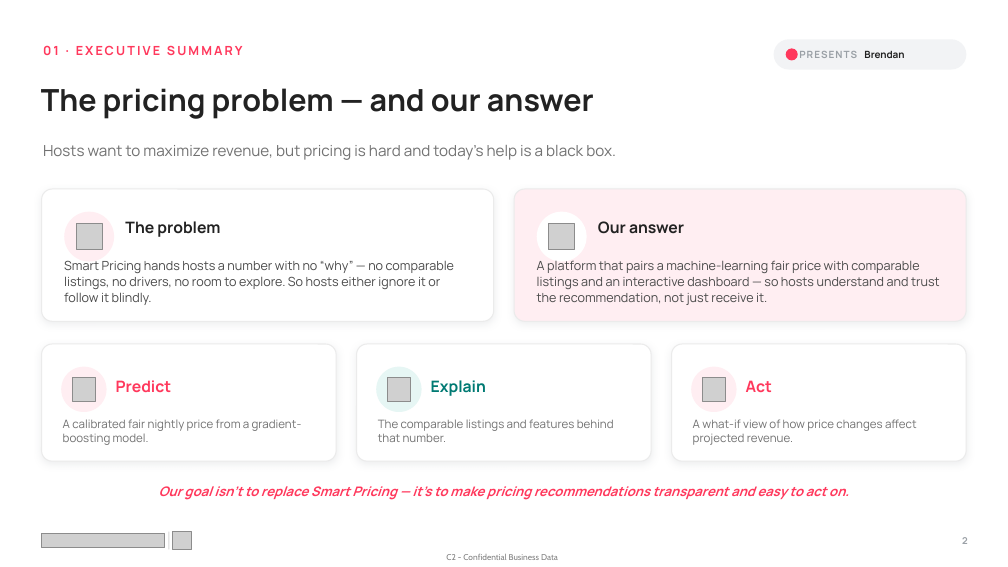
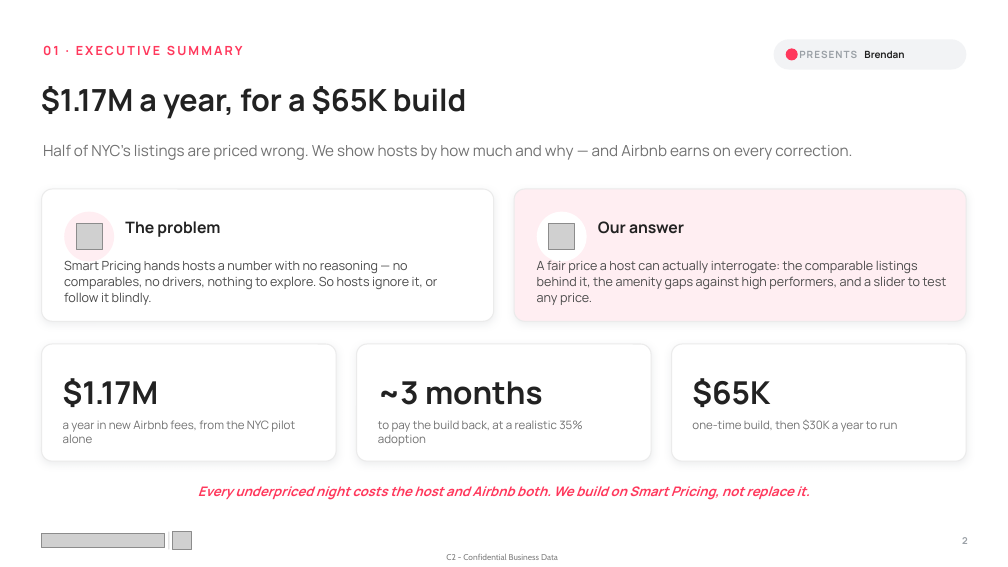
Before and after one commit to mkdn007/Cornell-Airbnb-Capstone, a slide deck: slide 2 of Airbnb Pricing Deck.pptx. Drawn at 1008x567 pixels with LibreOffice and Linux fonts; fonts in the diff are those of the drawing; grey boxes stand for pictures. Boxes give left, top, right and bottom in pixels: in the first picture for what was removed or moved away, otherwise in the second. Text is boxed around its words. In the diff, an @@ line names an element or a change of style, - is before the commit and + after.

```diff
--- a/Airbnb Pricing Deck.pptx
+++ b/Airbnb Pricing Deck.pptx
@@ text at [41,86,467,119]: text changed @@
-The pricing problem — and our answer
+$1.17M a year, for a $65K build
@@ text at [43,145,852,160]: text changed @@
-Hosts want to maximize revenue, but pricing is hard and today's help is a black box.
+Half of NYC's listings are priced wrong. We show hosts by how much and why — and Airbnb earns on every correction.
@@ text at [64,261,438,305]: text changed @@
-Smart Pricing hands hosts a number with no “why” — no comparable listings, no drivers, no room to explore. So hosts either ignore it or follow it blindly.
+Smart Pricing hands hosts a number with no reasoning — no comparables, no drivers, nothing to explore. So hosts ignore it, or follow it blindly.
@@ text at [537,260,947,305]: text changed @@
-A platform that pairs a machine-learning fair price with comparable listings and an interactive dashboard — so hosts understand and trust the recommendation, not just receive it.
+A fair price a host can actually interrogate: the comparable listings behind it, the amenity gaps against high performers, and a slider to test any price.
@@ ellipse removed at [61,367,107,412] @@
@@ text at [63,378,159,407]: text changed; size 15 to 30 pt; text colour #FF385C to #222222 @@
-Predict
+$1.17M
@@ picture removed at [72,377,95,401] @@
@@ ellipse removed at [377,367,422,412] @@
@@ text at [378,381,543,405]: text changed; size 15 to 30 pt; text colour #007A73 to #222222 @@
-Explain
+~3 months
@@ picture removed at [387,377,411,401] @@
@@ ellipse removed at [691,367,737,412] @@
@@ text at [692,378,770,407]: text changed; size 15 to 30 pt; text colour #FF385C to #222222 @@
-Act
+$65K
@@ picture removed at [702,377,726,401] @@
@@ text at [63,420,295,443]: text changed @@
-A calibrated fair nightly price from a gradient-boosting model.
+a year in new Airbnb fees, from the NYC pilot alone
@@ text at [378,420,582,446]: text changed @@
-The comparable listings and features behind that number.
+to pay the build back, at a realistic 35% adoption
@@ text at [692,420,898,432]: text changed @@
-A what-if view of how price changes affect projected revenue.
+one-time build, then $30K a year to run
@@ text at [198,486,809,500]: text changed @@
-Our goal isn't to replace Smart Pricing — it's to make pricing recommendations transparent and easy to act on.
+Every underpriced night costs the host and Airbnb both. We build on Smart Pricing, not replace it.
```
Also in this commit, not shown: 2 other files.
